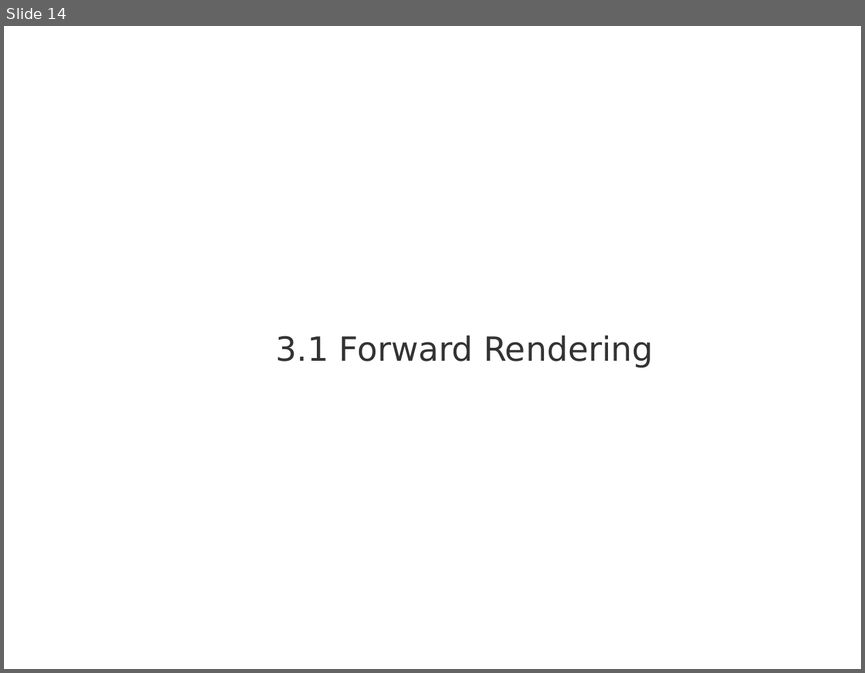
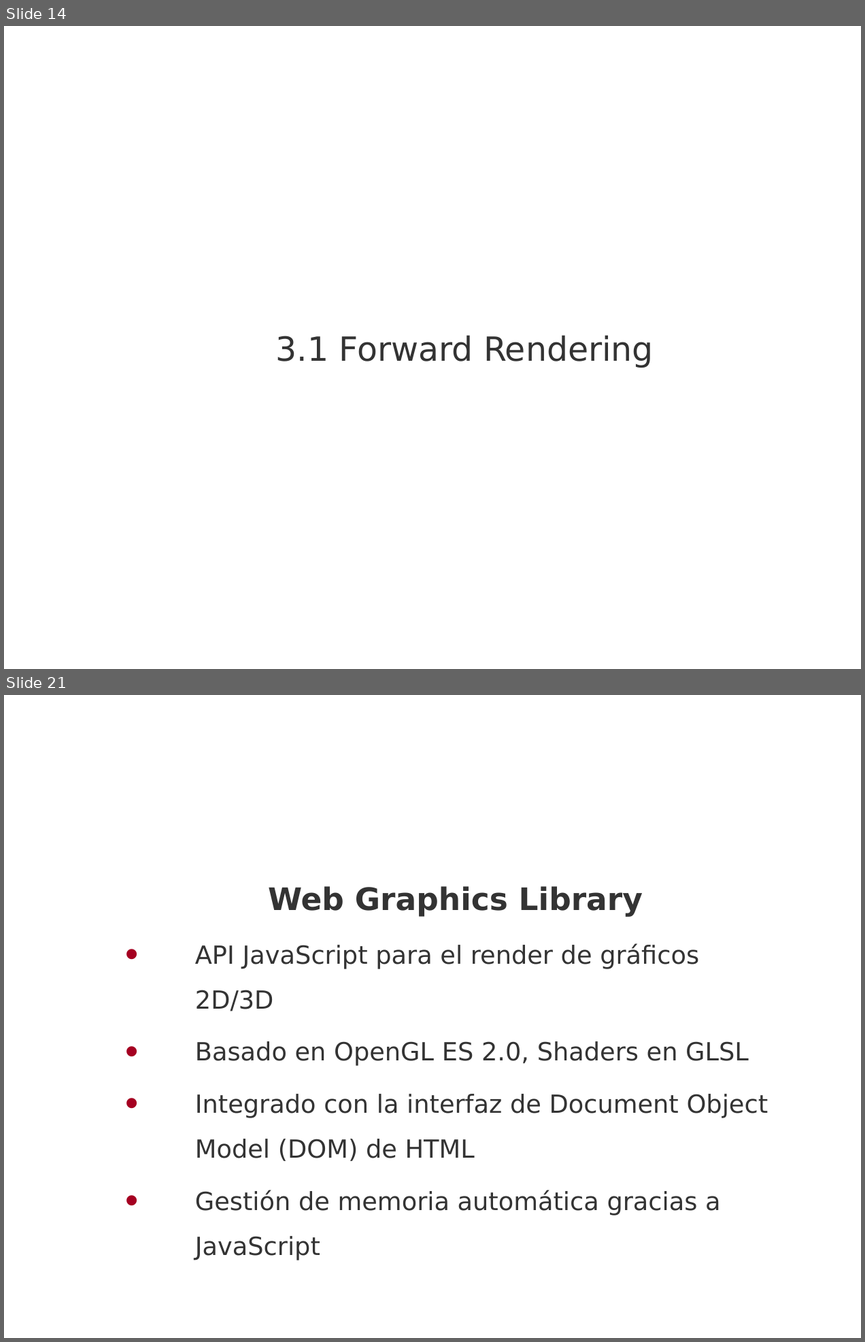
Before and after one commit to madowen/webGL, a slide deck: Docs/presentacion.pptx. Shown one above the other, each under a label of ours: slide 14 before the commit, slides 14 and 21 after it; the slides between them are not shown. The pictures are 865x673 and 865x1342 pixels, drawn with LibreOffice and Linux fonts; fonts in the diff are those of the drawing; background and template pictures are left out. Boxes give left, top, right and bottom in pixels: in the first picture for what was removed or moved away, otherwise in the second. Text is boxed around its words. In the diff, an @@ line names an element or a change of style, - is before the commit and + after.

```diff
--- a/Docs/presentacion.pptx
+++ b/Docs/presentacion.pptx
@@ slide 21 added at (x1=4, y1=695, x2=861, y2=1338), background picture (left out) @@
@@ title added at (x1=68, y1=695, x2=861, y2=802), 28 pt, text #FFFFFF @@
+WebGL
@@ text added at (x1=195, y1=886, x2=768, y2=1260), 21 pt, text #333333 @@
+Web Graphics Library
+• API JavaScript para el render de gráficos 2D/3D
+• Basado en OpenGL ES 2.0, Shaders en GLSL
+• Integrado con la interfaz de Document Object Model (DOM) de HTML
+• Gestión de memoria automática gracias a JavaScript
```
Also in this commit, not shown: 7 slides changed, 18 other slides added, 1 slide removed, 1 other file.
